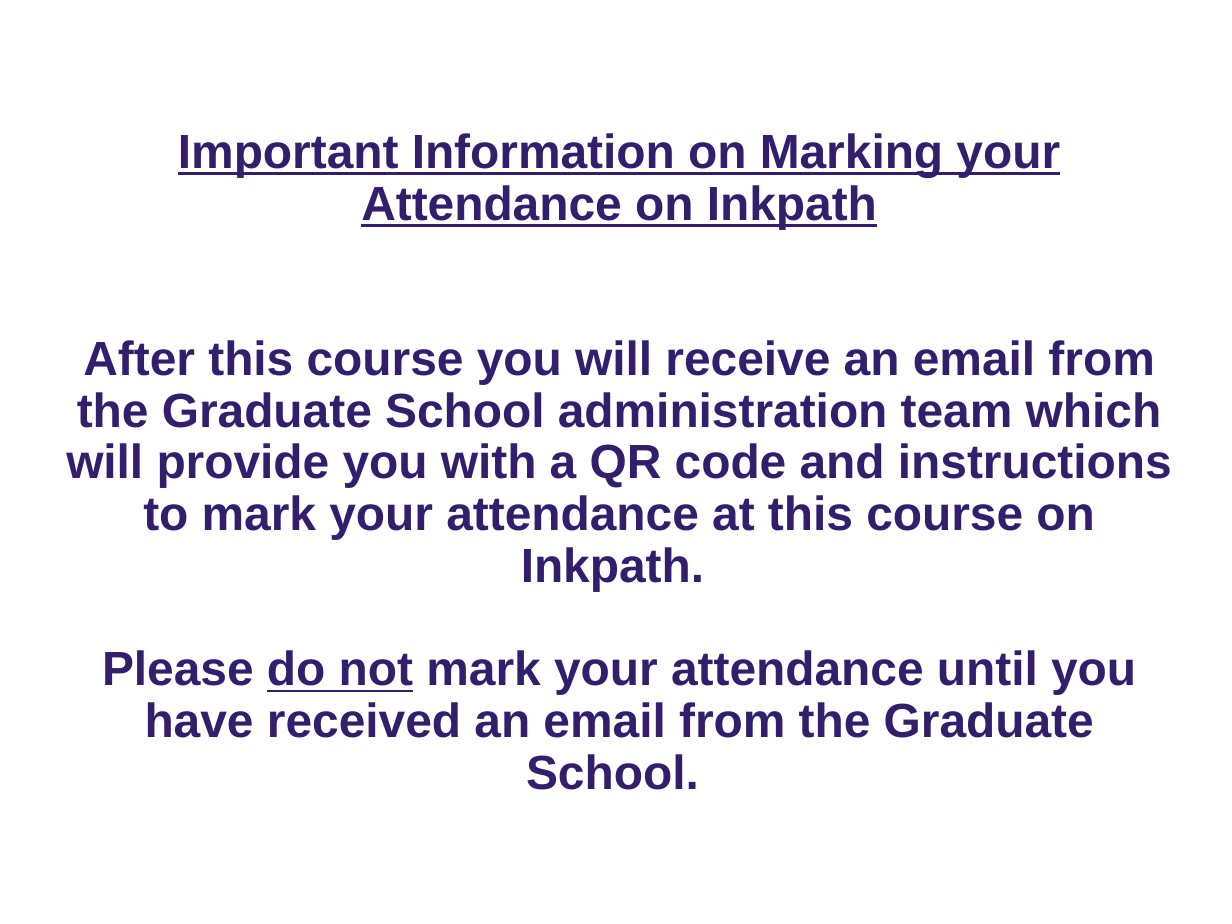
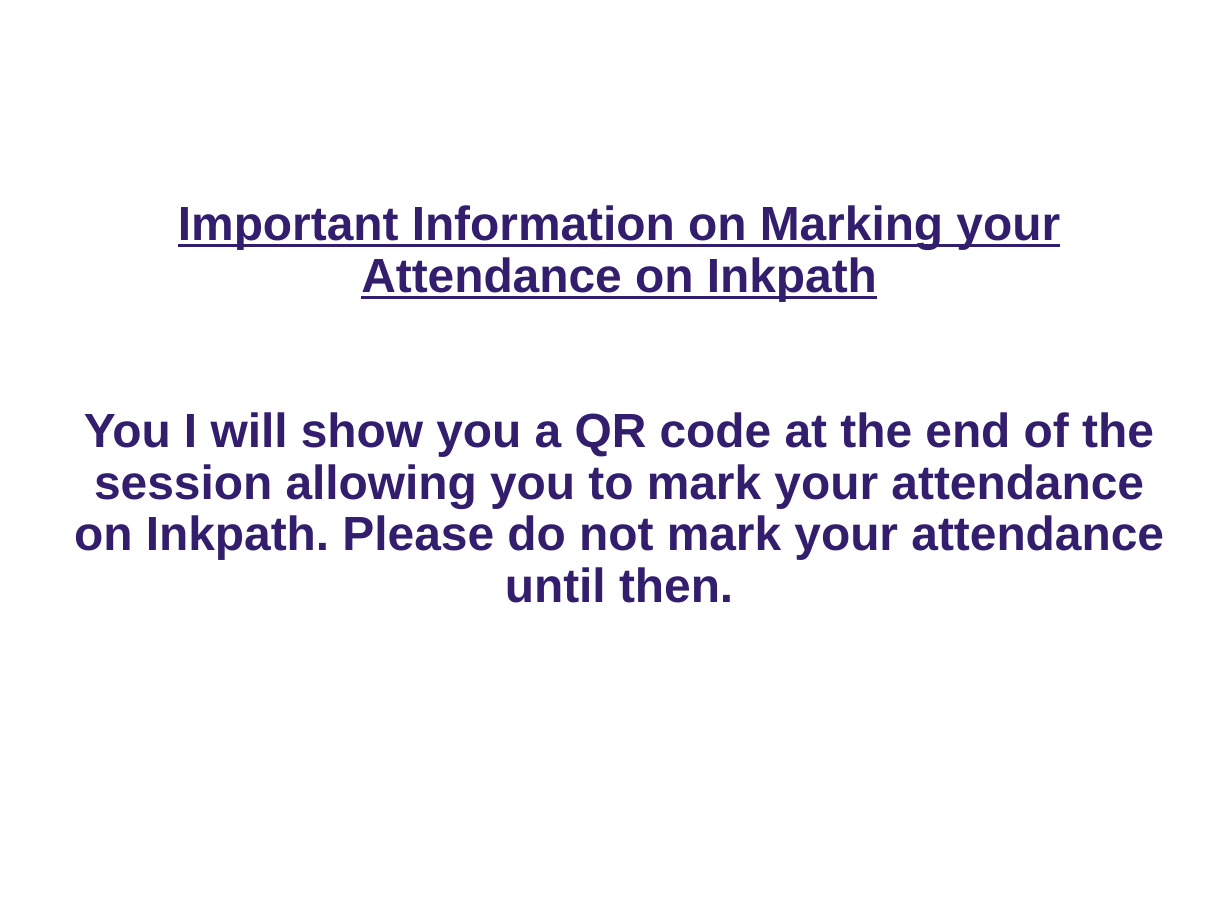
Before and after one commit to ImperialCollegeLondon/RCDS-object-oriented-python, a slide deck: slide 2 of Object-Oriented Python Slides.pptx. Drawn at 1232x924 pixels with LibreOffice and Linux fonts; fonts in the diff are those of the drawing; background and template pictures are left out. Boxes give left, top, right and bottom in pixels: in the first picture for what was removed or moved away, otherwise in the second. Text is boxed around its words. In the diff, an @@ line names an element or a change of style, - is before the commit and + after.

```diff
--- a/Object-Oriented Python Slides.pptx
+++ b/Object-Oriented Python Slides.pptx
@@ title "Important Information on Marking your ..." at [74, 205, 1164, 603]: vertical alignment bottom to top @@
@@ title at [74, 205, 1164, 603]: text changed @@
-Important Information on Marking your Attendance on Inkpath
-After this course you will receive an email from the Graduate School administration team which will provide you with a QR code and instructions to mark your attendance at this course on Inkpath.
-Please do not mark your attendance until you have received an email from the Graduate School.
+Important Information on Marking your Attendance on Inkpath
+You I will show you a QR code at the end of the session allowing you to mark your attendance on Inkpath. Please do not mark your attendance until then.
```
Also in this commit, not shown: 1 other file.
